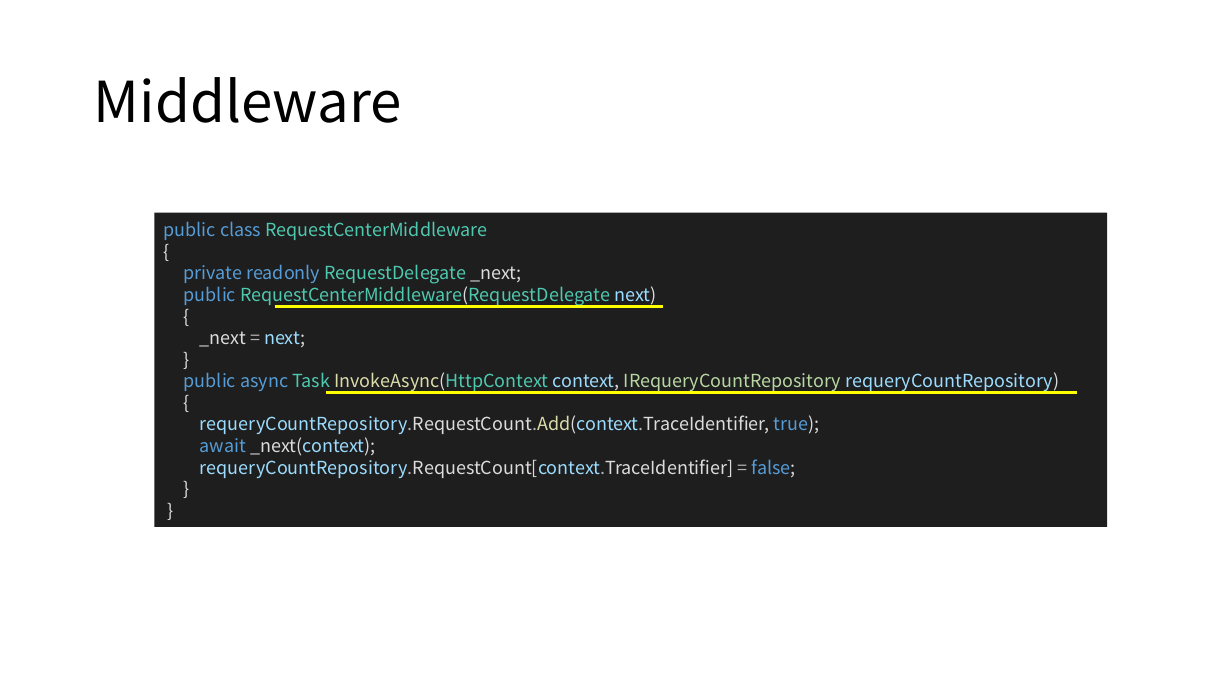
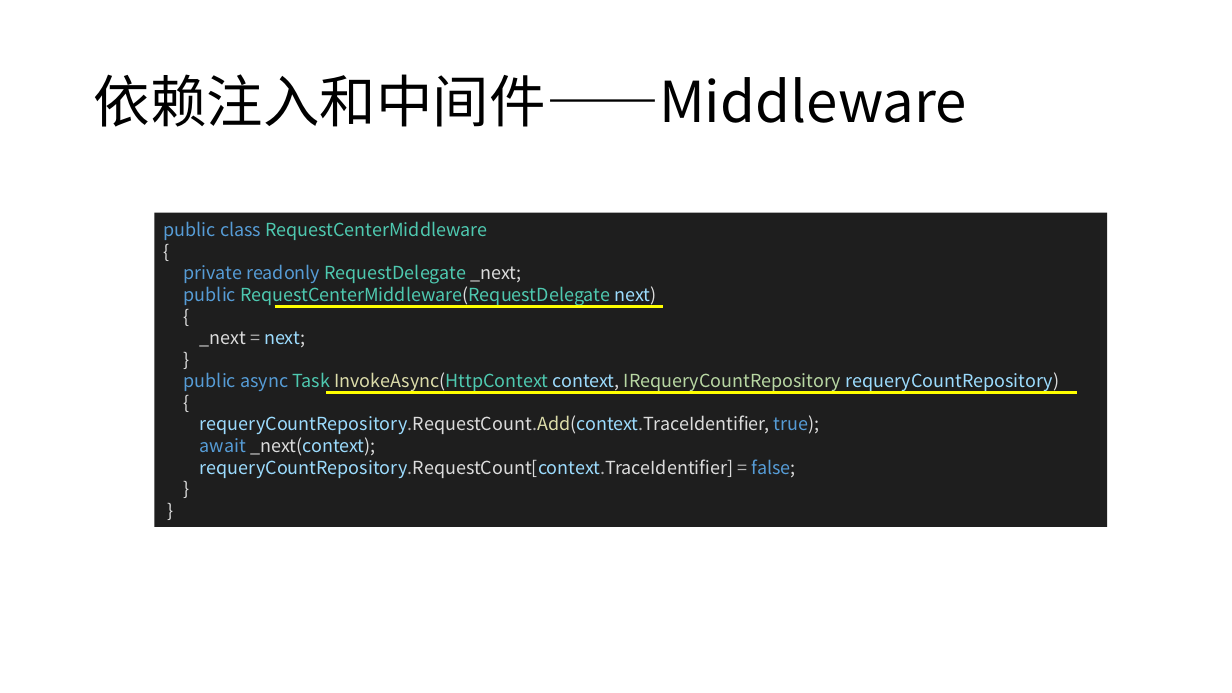
Before and after one commit to axzxs2001/aspnetcore5.0, a slide deck: slide 5 of aspnetcore3.0course/docs/aspnetcore3.0course.pptx (slide 4 before the commit). Drawn at 1232x693 pixels with LibreOffice and Linux fonts; fonts in the diff are those of the drawing. Boxes give left, top, right and bottom in pixels: in the first picture for what was removed or moved away, otherwise in the second. Text is boxed around its words. In the diff, an @@ line names an element or a change of style, - is before the commit and + after.

```diff
--- a/aspnetcore3.0course/docs/aspnetcore3.0course.pptx
+++ b/aspnetcore3.0course/docs/aspnetcore3.0course.pptx
@@ title at [94,74,967,127]: text changed @@
-Middleware
+依赖注入和中间件——Middleware
```
Also in this commit, not shown: 9 other slides changed, 6 slides added, 3 other files.
